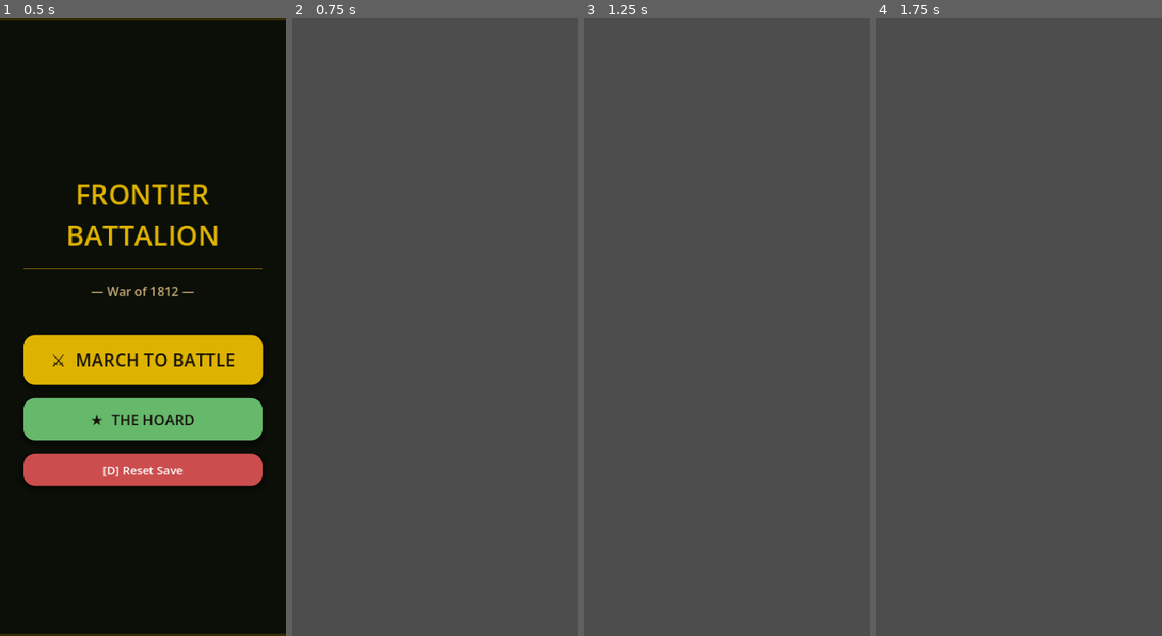
Above: before the commit, frames 1-4 (left to right).
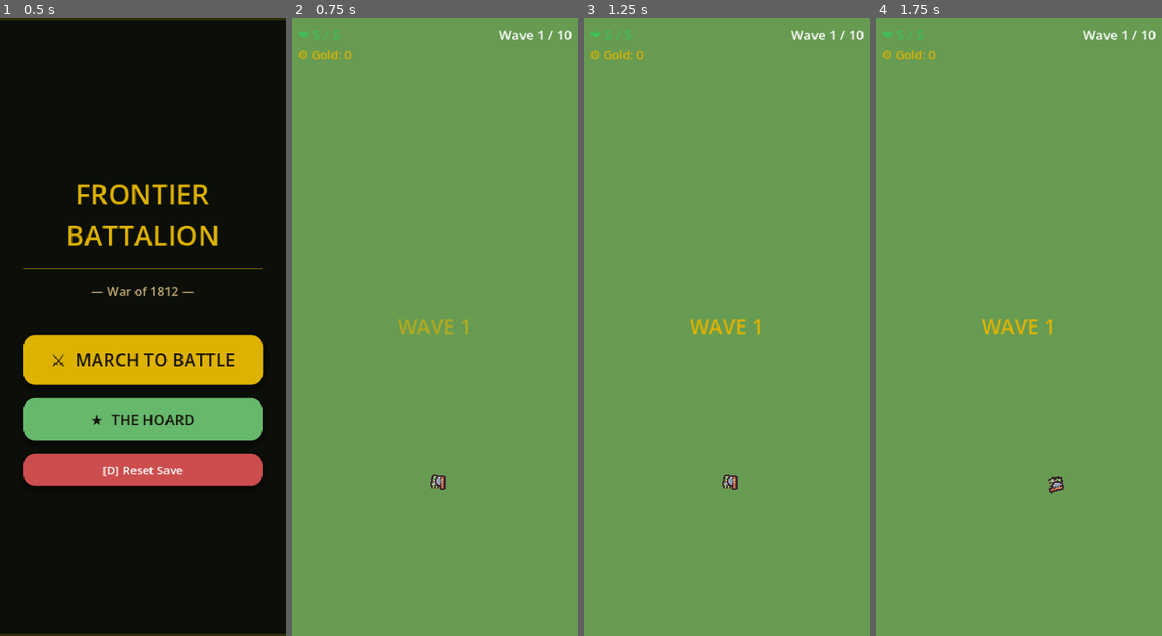
Above: after the commit, the same moments.

Repository: flatbil/Nuthouse-Games
Game: Godot game, scene res://scenes/MainMenu.tscn
Two runs of this game, one before a commit and one after it. Both use one fixed random seed, a clock stepped at 60 frames per second and the inputs below.
Inputs (mouse positions are in pixels of both pictures, inside the frame that each line leads up to):
- Up to frame 1 (0.5 s): no input
- Up to frame 2 (0.75 s): click "⚔ MARCH TO BATTLE" at 0.5 s
- Up to frame 3 (1.25 s): no input
- Up to frame 4 (1.75 s): tap Enter at 1.25 s; move the mouse to (1081, 296) at 1.27 s; hold D from 1.28 s (still down); click (1081, 296) at 1.42 s

Frame 1 is identical in both runs. In frame 2, 100% of the frame differs, in the area x 0-100%, y 0-100%; in frame 3, 100%; in frame 4, 100%.
Error before the commit: Parse Error: Cannot infer the type of "is_edge" variable because the value doesn't have a set type. (res://scenes/Formation.gd:144)

Commit message:
Fix GDScript type inference errors in _soldier_fire_cone
Explicit bool and Vector2 annotations on is_edge and lean variables.

Co-Authored-By: Claude Sonnet 4.6 <noreply@anthropic.com>

Diff:
--- a/game_03/scenes/Formation.gd
+++ b/game_03/scenes/Formation.gd
@@ -141,10 +141,10 @@
 	var max_ox := 0.0
 	for off in offsets:
 		max_ox = max(max_ox, abs(off.x))
-	var is_edge := max_ox > 5.0 and abs(ox) >= max_ox - 2.0
+	var is_edge: bool = max_ox > 5.0 and abs(ox) >= max_ox - 2.0
 	if is_edge:
 		# Lean cone ~25° toward outer side; wider arc so flanks are covered
-		var lean := right * sign(ox) * 0.45
+		var lean: Vector2 = right * sign(ox) * 0.45
 		return {"dir": (fwd + lean).normalized(), "half_angle": deg_to_rad(80.0)}
 	else:
 		return {"dir": fwd, "half_angle": deg_to_rad(50.0)}
